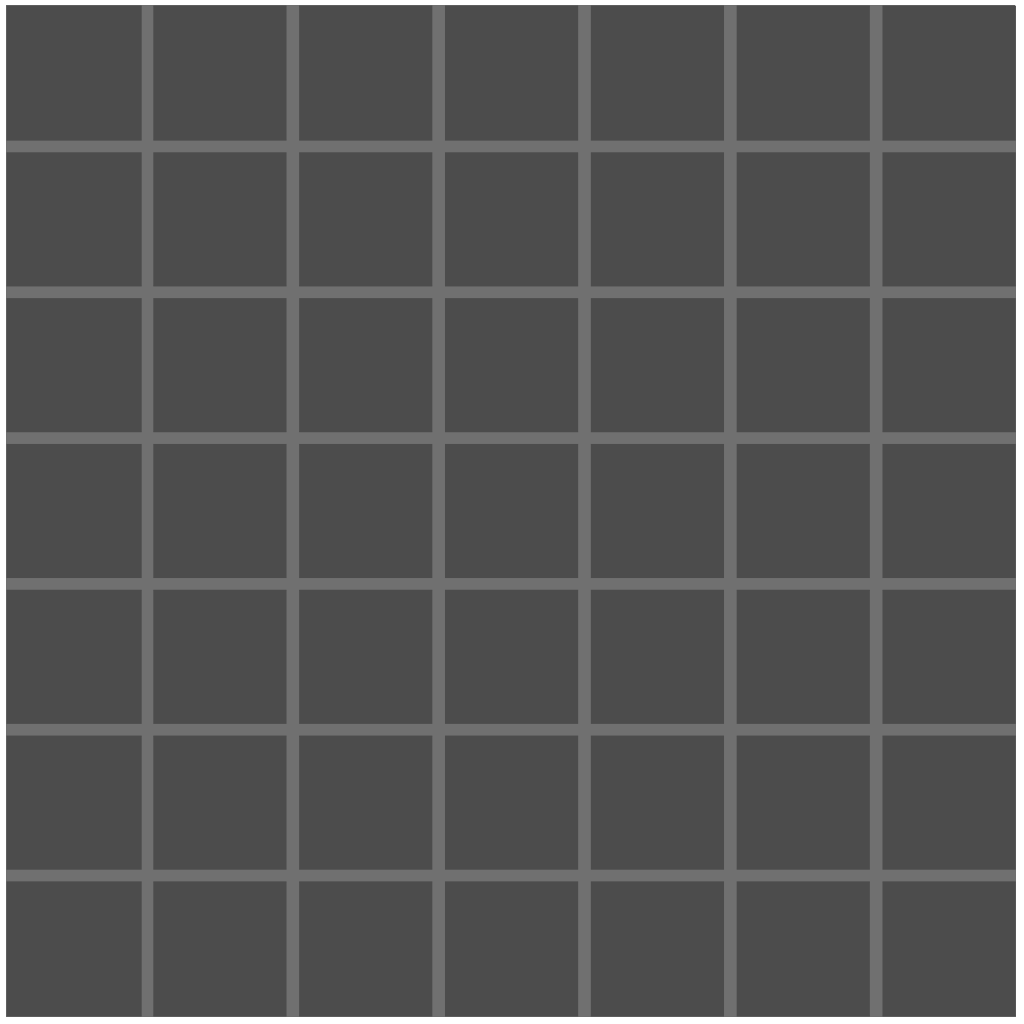
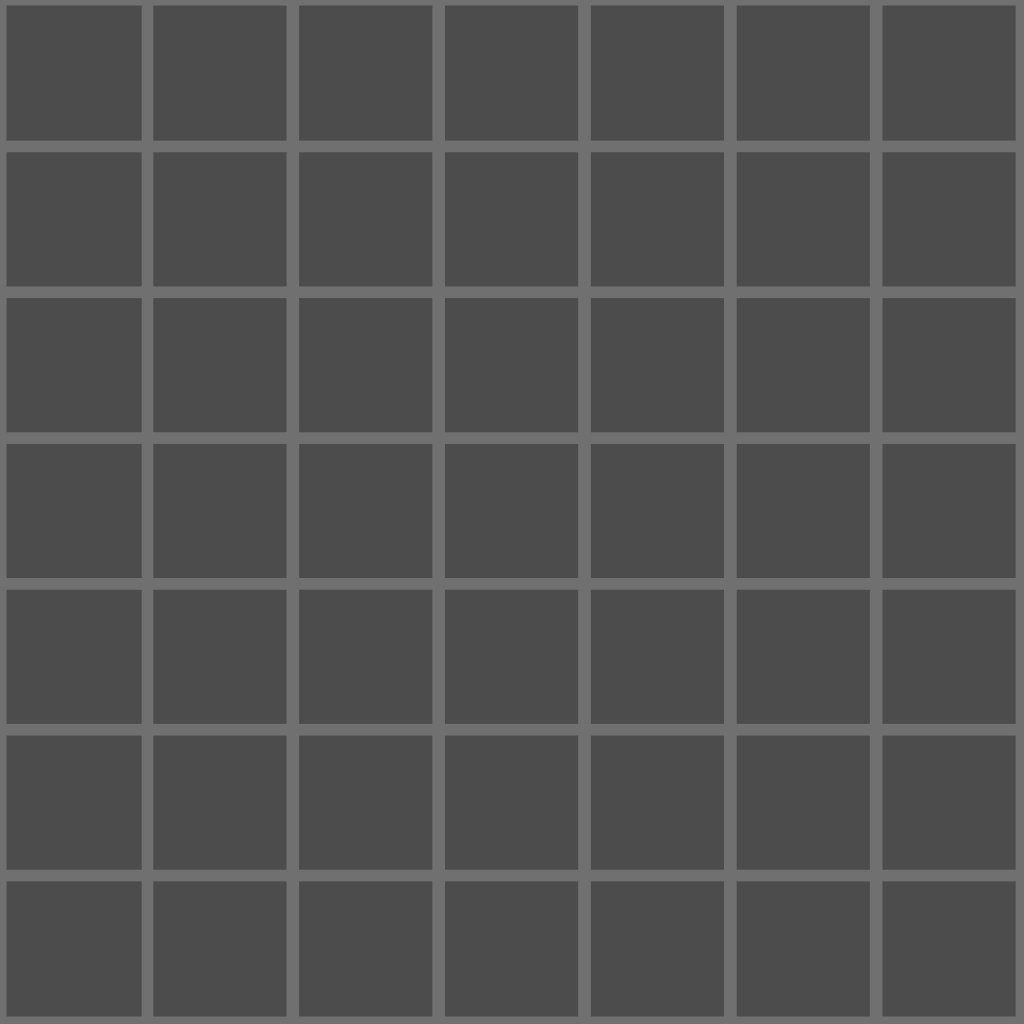
Two versions of the same layered image (1024x1024). Layer-by-layer changes:
hid "Laag 1 kopiëren", opacity 100% → 60% over [0,0,1024,1024]
